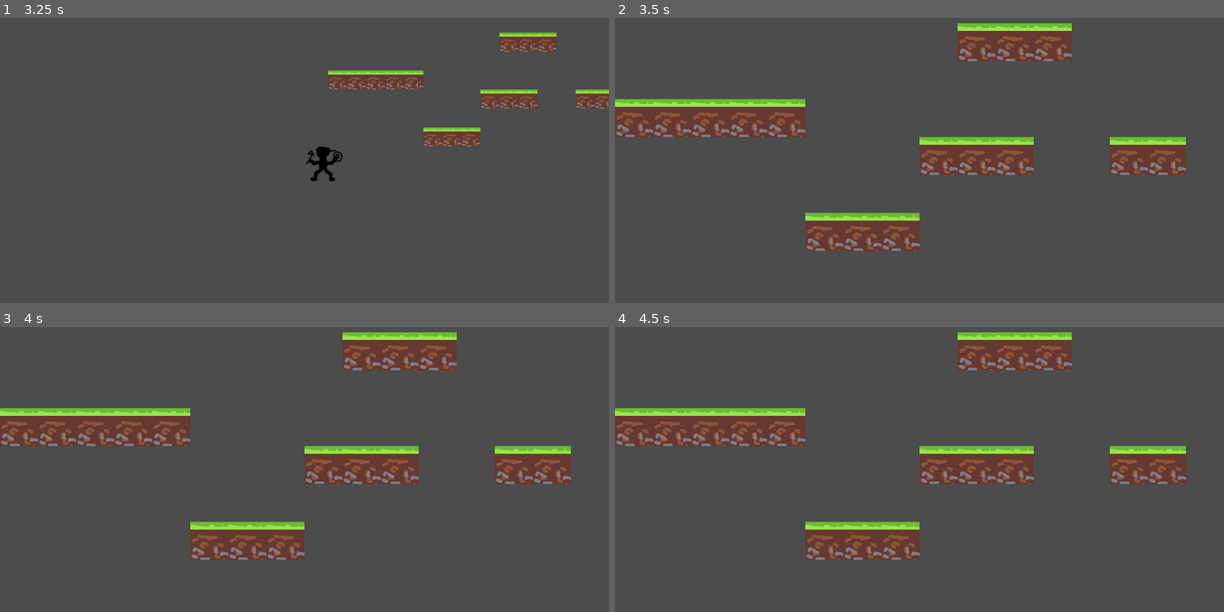
Above: before the commit, frames 1-4 (two rows, left to right).
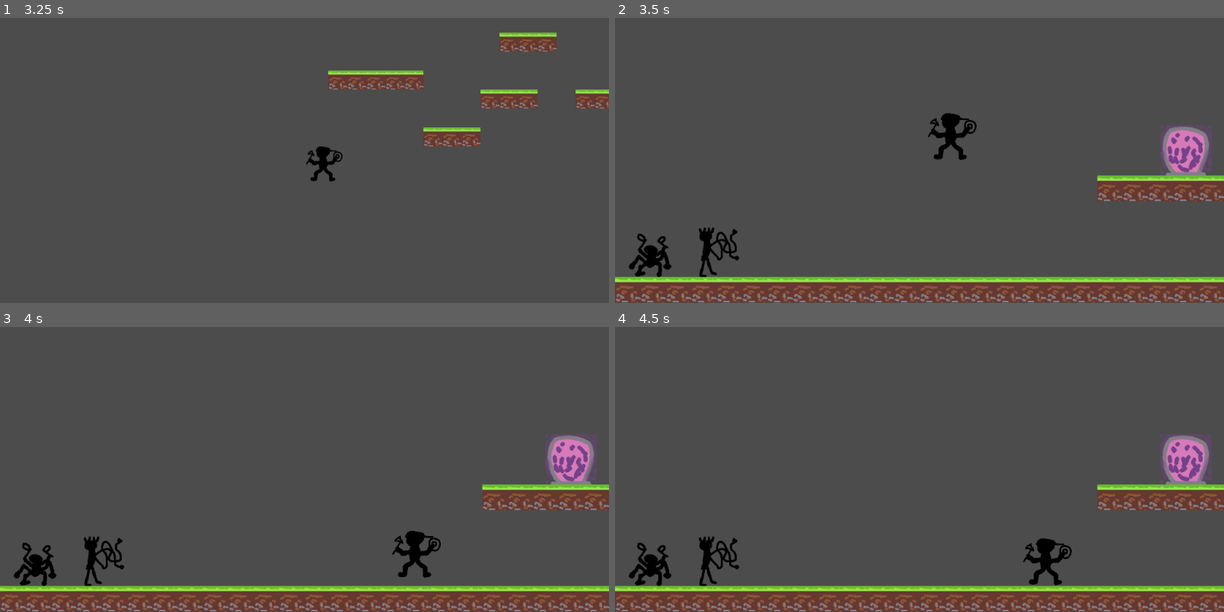
Above: after the commit, the same moments.

Repository: judo347/Project-GatheringPlatform
Game: Godot game, scene res://gamefiles/scenes/World.tscn
Two runs of this game, one before a commit and one after it. Both use one fixed random seed, a clock stepped at 60 frames per second and the inputs below.
Inputs:
- Up to frame 1 (3.25 s): hold Right (ui_right) 0.53-2.03 s; tap Up (ui_up) at 0.77, 1.52, 3.02 s; hold Left (ui_left) 2.03-2.78 s; hold Right (ui_right) from 2.78 s (still down)
- Up to frame 2 (3.5 s): keep holding Right (ui_right)
- Up to frame 3 (4 s): keep holding Right (ui_right); tap Up (ui_up) at 3.77 s
- Up to frame 4 (4.5 s): release Right (ui_right) at 4.28 s; hold Left (ui_left) from 4.28 s (still down)

Frame 1 is identical in both runs. In frame 2, 26% of the frame differs, in the area x 0-100%, y 1-100%; in frame 3, 27%; in frame 4, 27%.

Commit message:
Killzone now load the homebase level.

Diff:
--- a/Project-Gathering Platform/gamefiles/scripts/Killzone.gd
+++ b/Project-Gathering Platform/gamefiles/scripts/Killzone.gd
@@ -6,4 +6,5 @@
 	if !(get_parent().get_parent().get_node("Player") == body):
 		return
 
-	get_parent().get_parent().get_node("Player").queue_free()
+	# get_parent().get_parent().get_node("Player").queue_free()
+	get_tree().change_scene("gamefiles/scenes/World.tscn")
